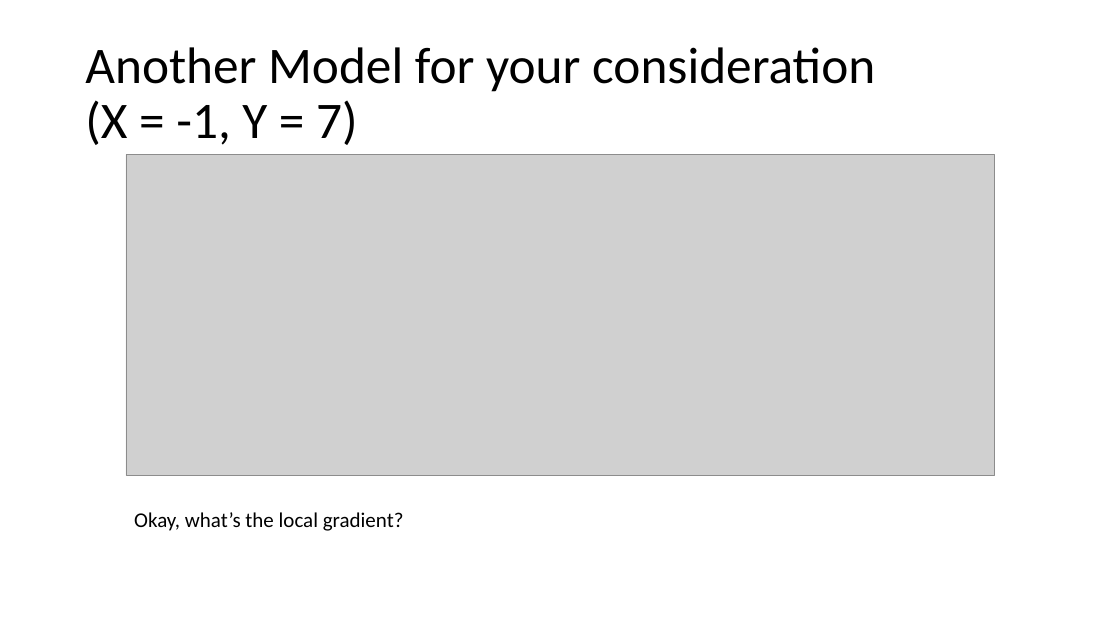
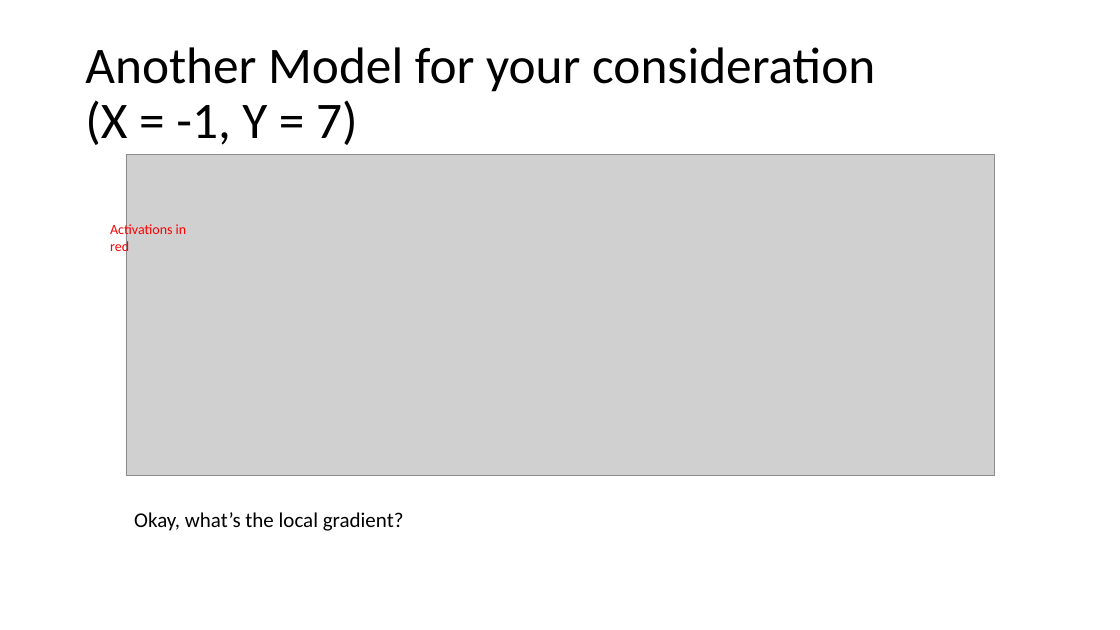
Before and after one commit to snyderjo/Neural-Network-Presentation, a slide deck: slide 63 of secondPart/Neural Networks - pt 2.pptx. Drawn at 1120x630 pixels with LibreOffice and Linux fonts; fonts in the diff are those of the drawing; grey boxes stand for pictures. Boxes give left, top, right and bottom in pixels: in the first picture for what was removed or moved away, otherwise in the second. Text is boxed around its words. In the diff, an @@ line names an element or a change of style, - is before the commit and + after.

```diff
--- a/secondPart/Neural Networks - pt 2.pptx
+++ b/secondPart/Neural Networks - pt 2.pptx
@@ text added at (110,222,187,255), 12 pt, text #FF0000 @@
+Activations in red
```
Also in this commit, not shown: 15 other slides changed, 5 slides added, 4 slides removed, 2 other files.
